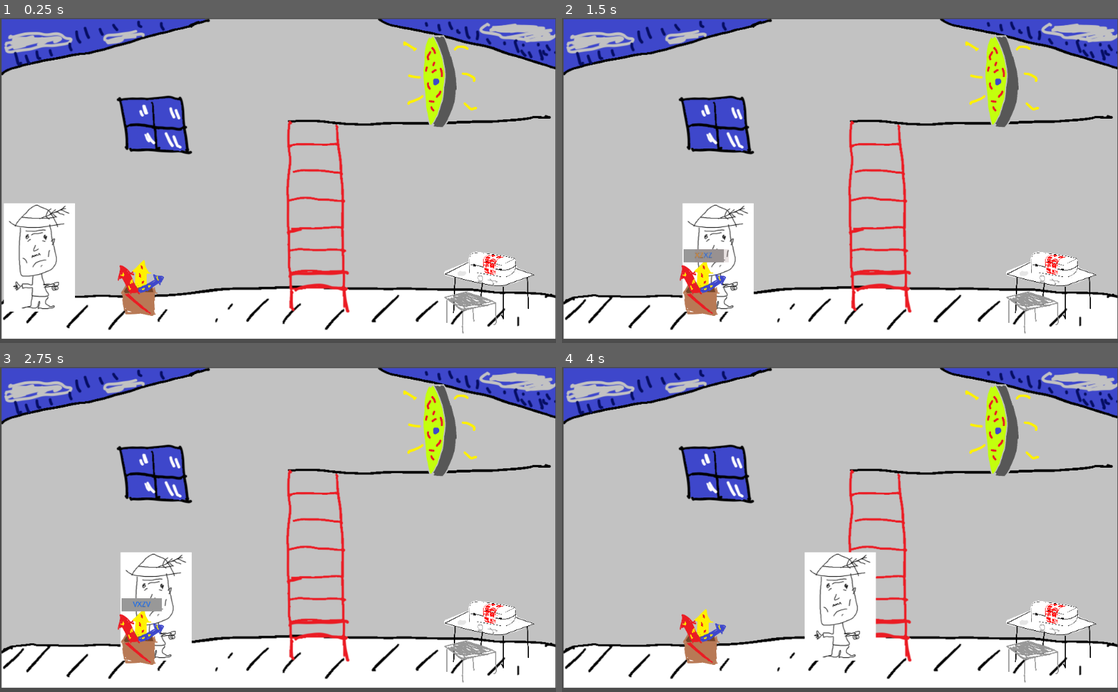
Above: before the commit, frames 1-4 (two rows, left to right).
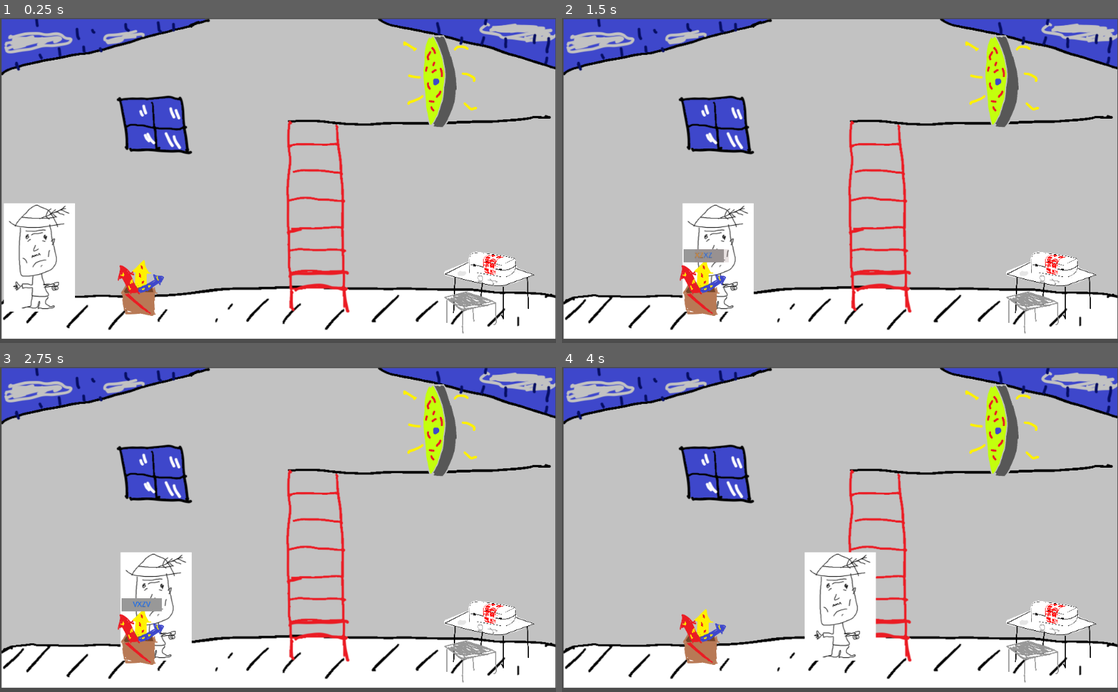
Above: after the commit, the same moments.

Repository: geojax/The-Un-Stable
Game: Godot game, scene res://Player.tscn
Same seed, same stepped clock (60 frames per second), same inputs: the game is played once before the commit and once after it.
Inputs (mouse positions are in pixels of both pictures, inside the frame that each line leads up to):
- Up to frame 1 (0.25 s): no input
- Up to frame 2 (1.5 s): hold Right (right) 0.53-1.25 s; click (739, 255) at 1.27 s; type "12" at 1.35 s
- Up to frame 3 (2.75 s): hold Down (down) from 2.03 s (still down)
- Up to frame 4 (4 s): release Down (down) at 2.78 s; hold Right (right) 2.78-3.53 s; hold Up (up) from 3.53 s (still down)

The runs differ from the first frame. In frame 1, 0.8% of the frame differs, in the area x 2-100%, y 0-42%; in frame 2, 0.8%; in frame 3, 0.8%; in frame 4, 0.8%.

Commit message:
success, failure signals

Diff:
--- a/Interactible.gd
+++ b/Interactible.gd
@@ -6,11 +6,13 @@
 # var b = "text"
 onready var typingGame := get_node("TypingGame")
 signal failure
+signal success
 # Called when the node enters the scene tree for the first time.
 func _ready():
 	$Area2D.connect("area_entered", self, "_on_Area2D_area_entered")
 	$Area2D.connect("area_exited", self, "_on_Area2D_area_exited")
 	typingGame.connect("failure", self, "_on_TypingGame_fail")
+	typingGame.connect("success", self, "_on_TypingGame_succeed")
 	typingGame.visible = false
 	pass # Replace with function body.
 
@@ -33,3 +35,6 @@
 
 func _on_TypingGame_fail():
 	emit_signal("failure")
+
+func _on_TypingGame_succeed():
+	emit_signal("success")
--- /dev/null
+++ b/Medbay.gd
@@ -0,0 +1,16 @@
+extends "Interactible.gd"
+
+
+# Declare member variables here. Examples:
+# var a = 2
+# var b = "text"
+
+
+# Called when the node enters the scene tree for the first time.
+func _ready():
+	pass # Replace with function body.
+
+
+# Called every frame. 'delta' is the elapsed time since the previous frame.
+#func _process(delta):
+#	pass
--- a/Player.gd
+++ b/Player.gd
@@ -5,13 +5,30 @@
 # var a = 2
 # var b = "text"
 var numLives = 3
-
+var numMedbaySuccesses = 0
 # Called when the node enters the scene tree for the first time.
 func _ready():
 	randomize()
+	$Fireworks.connect("failure", self, "_on_Fireworks_fail")
+	$Medbay.connect("success", self, "_on_Medbay_success")
+	$Medbay.connect("failure", self, "_on_Medbay_fail")
 	pass # Replace with function body.
 
+func _on_Fireworks_fail():
+	numLives -= 1
+	print(numLives)
+	pass
 
+func _on_Medbay_success():
+	numMedbaySuccesses += 1
+	if numMedbaySuccesses >= 3:
+		numLives += 1
+		numMedbaySuccesses = 0
+	pass
+
+func _on_Medbay_fail():
+	numMedbaySuccesses = 0
+	pass
 # Called every frame. 'delta' is the elapsed time since the previous frame.
 #func _process(delta):
 #	pass
--- a/Player.tscn
+++ b/Player.tscn
@@ -8,6 +8,8 @@
 [ext_resource path="res://Fireworks.tscn" type="PackedScene" id=6]
 [ext_resource path="res://Portal.tscn" type="PackedScene" id=7]
 [ext_resource path="res://Art/FarmerTEMP.png" type="Texture" id=8]
+[ext_resource path="res://Portal.gd" type="Script" id=9]
+[ext_resource path="res://Medbay.gd" type="Script" id=10]
 
 [sub_resource type="SpriteFrames" id=1]
 animations = [ {
@@ -30,7 +32,6 @@
 position = Vector2( 513.351, 296.935 )
 scale = Vector2( 1, 0.98194 )
 frames = SubResource( 1 )
-frame = 1
 playing = true
 
 [node name="Farmer" type="Area2D" parent="."]
@@ -55,9 +56,11 @@
 
 [node name="Portal" parent="." instance=ExtResource( 7 )]
 position = Vector2( 799.76, 92.0978 )
+script = ExtResource( 9 )
 
 [node name="Medbay" parent="." instance=ExtResource( 2 )]
 position = Vector2( 900.471, 507.402 )
+script = ExtResource( 10 )
 
 [connection signal="area_entered" from="Farmer" to="Farmer" method="_on_KinematicBody2D2_area_entered"]
 [connection signal="area_exited" from="Farmer" to="Farmer" method="_on_Farmer_area_exited"]
--- /dev/null
+++ b/Portal.gd
@@ -0,0 +1,16 @@
+extends "Interactible.gd"
+
+
+# Declare member variables here. Examples:
+# var a = 2
+# var b = "text"
+
+
+# Called when the node enters the scene tree for the first time.
+func _ready():
+	pass # Replace with function body.
+
+
+# Called every frame. 'delta' is the elapsed time since the previous frame.
+#func _process(delta):
+#	pass
Binary file added: Art/Heart1.png
Not shown, added: Art/Heart1.png.import
Not shown: 1 places in Player.tscn that only renumber resources
